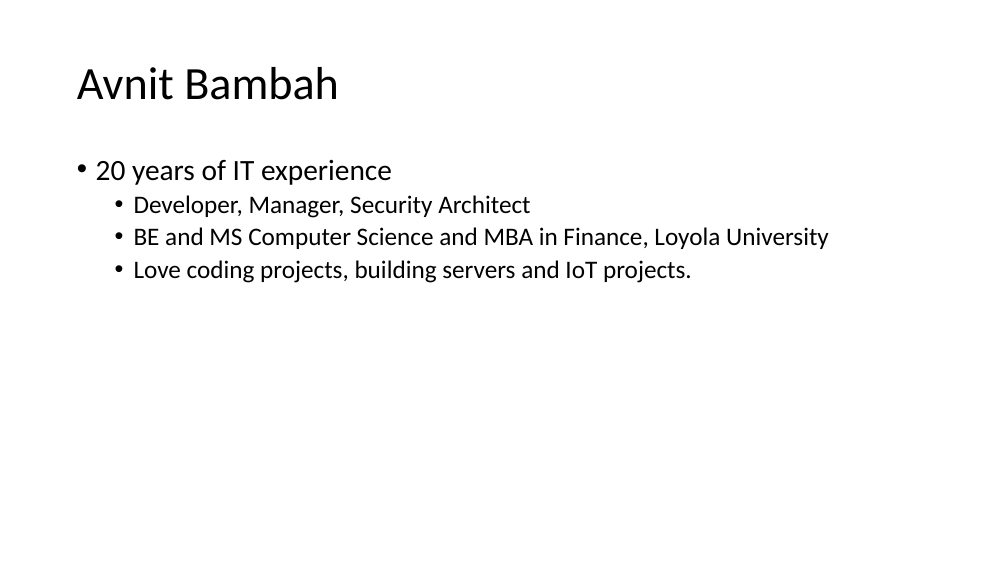
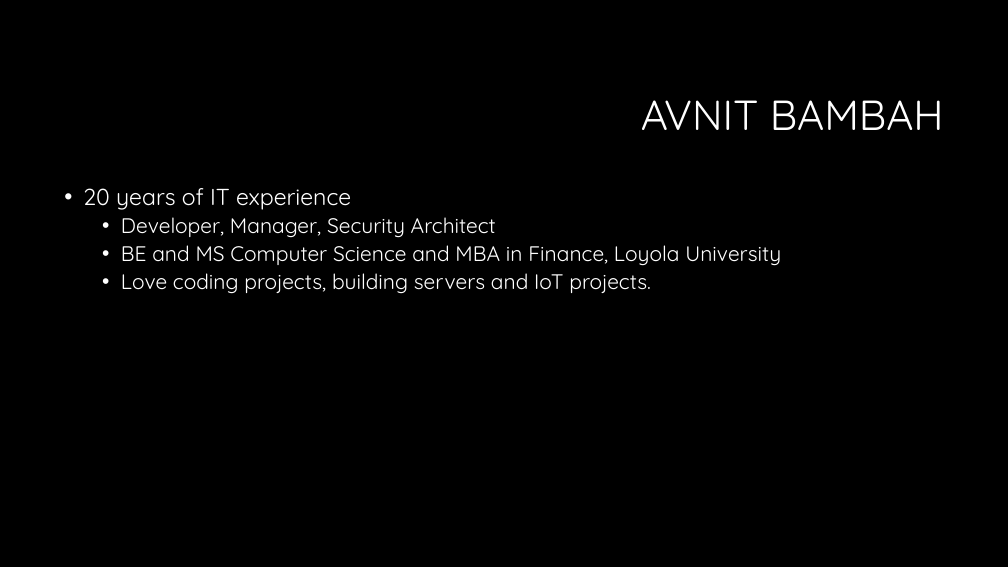
Before and after one commit to LuyangYin1/Python-for-everyone, a slide deck: slide 2 of Class-1/Python For Everyone.pptx. Drawn at 1008x567 pixels with LibreOffice and Linux fonts; fonts in the diff are those of the drawing; background and template pictures are left out. Boxes give left, top, right and bottom in pixels: in the first picture for what was removed or moved away, otherwise in the second. Text is boxed around its words. In the diff, an @@ line names an element or a change of style, - is before the commit and + after.

```diff
--- a/Class-1/Python For Everyone.pptx
+++ b/Class-1/Python For Everyone.pptx
@@ background #FFFFFF to #000000 @@
@@ title at <box>641,100,944,130</box>: text changed; size 44 to 40 pt; font Calibri to Quicksand; text colour #000000 to #FFFFFF @@
-Avnit Bambah
+AVNIT BAMBAH
@@ text "20 years of IT experience": place and size @@
-text "20 years of IT experience" at <box>96,159,829,283</box>
+text "20 years of IT experience" at <box>83,188,781,294</box>
@@ text "20 years of IT experience" at <box>83,188,781,294</box>: size 28 to 22 pt in "20 years of IT experience"; font Calibri to Quicksand, text colour #000000 to #FFFFFF; size 24 to 20 pt in "Developer, Manager, Security Architect", "BE and MS Computer Science and MBA ...", "Love coding projects, building servers and IoT ..." @@
```
Also in this commit, not shown: 15 other slides changed.
